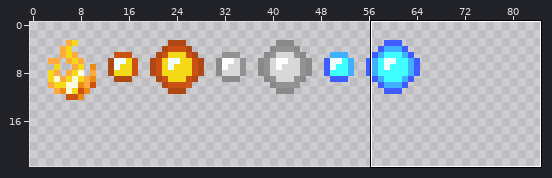
A sprite sheet gets an edit: src/main/resources/assets/fahrenheit/textures/hud/fahrenheit_icons.png. Above, an overview of the earlier version with the close-up marked.
Close-up. The starting point:
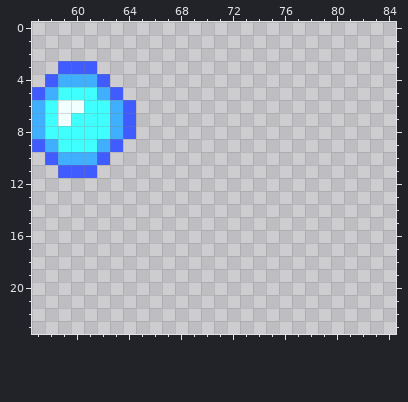
The file is 256x256 pixels. Colours within 5 levels of each other are drawn and written as one. Shown: x 57..84, y 0..23. The old version is drawn lined up with the new one, on the new canvas. The wide view leaves out empty margins.
Now the later version:
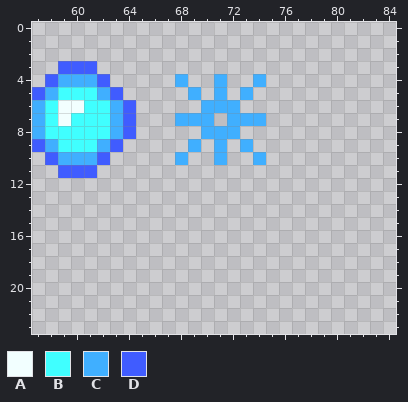
Palette (. is transparent): A #f2ffff  B #40ffff  C #40afff  D #405cff
From old to new:
canvas 256x256 -> 256x128 (the part of the old canvas that was cut away was empty and is not shown)
Changed rows in their new state; - is an unchanged pixel.
first column x 68:
 4 C--C--C
 5 -C-C-C-
 6 --CCC--
 7 CCC-CCC
 8 --CCC--
 9 -C-C-C-
10 C--C--C
Pixel boxes of the changes (left, top, right, bottom) in both close-ups:
added: (175, 74, 266, 165)
